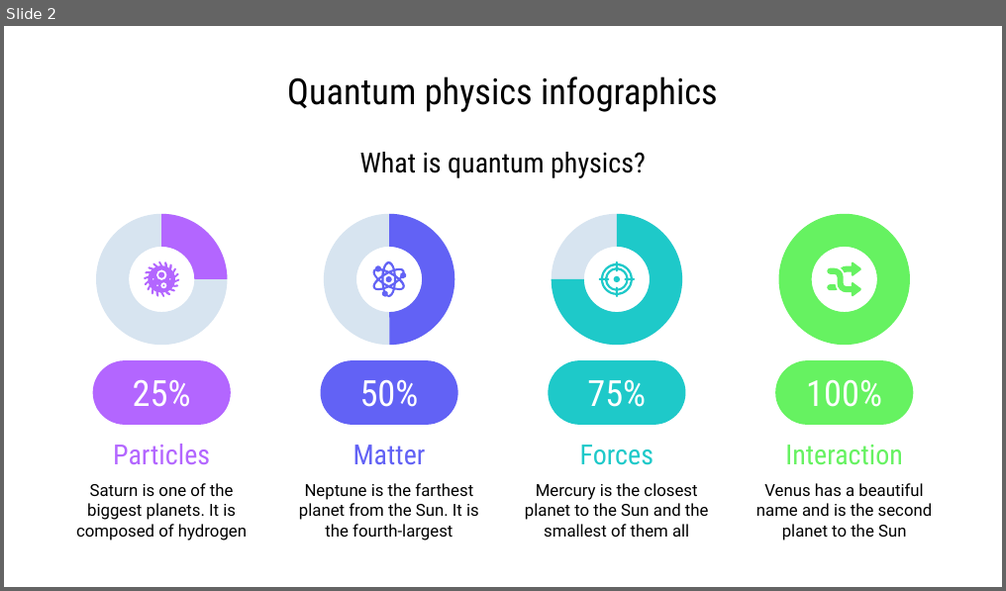
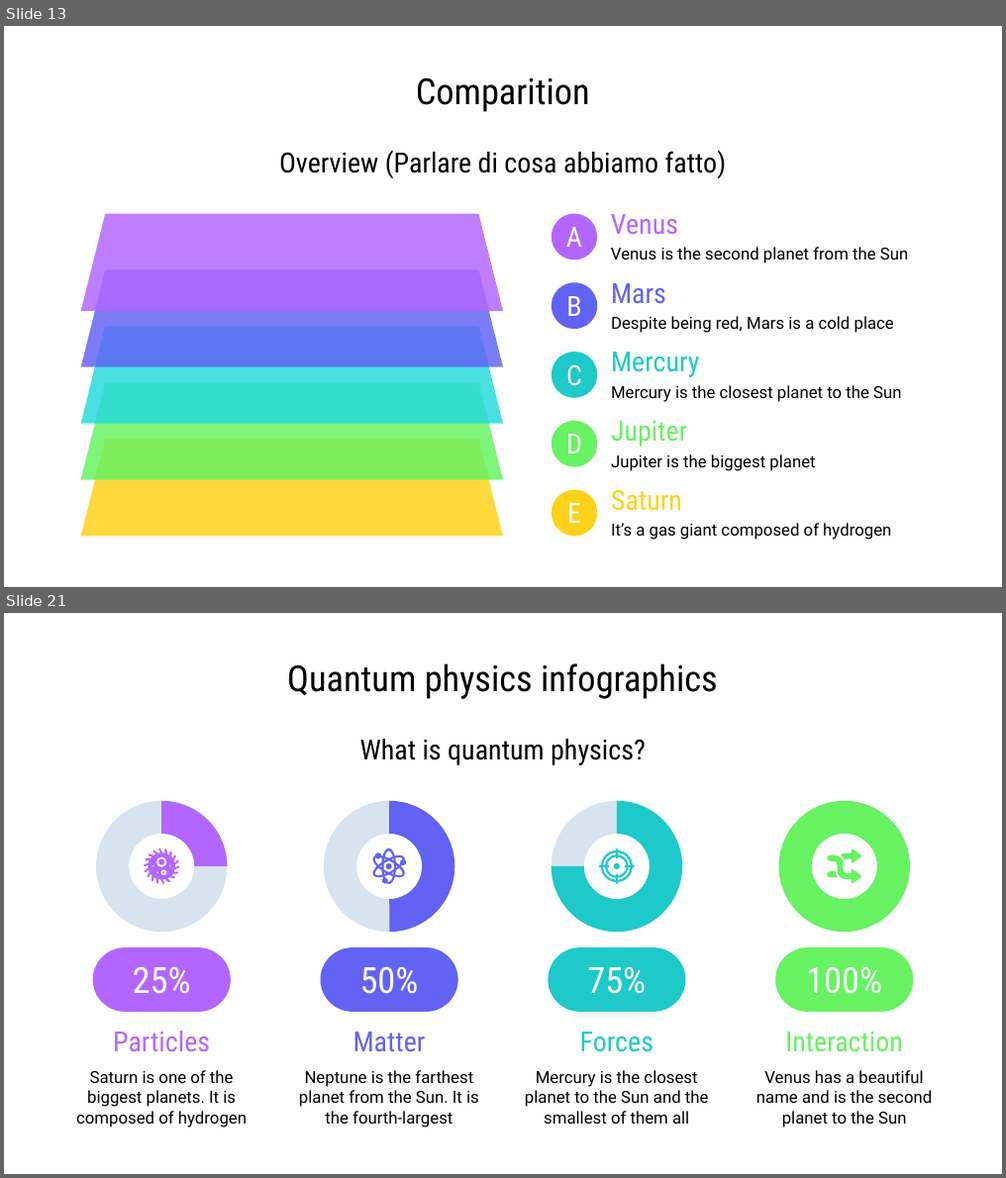
Before and after one commit to Moriarty2002/quantum-information, a slide deck: docs/elaborato.pptx. Shown one above the other, each under a label of ours: slide 2 before the commit, slides 13 and 21 after it; the slides between them are not shown. The pictures are 1006x591 and 1006x1178 pixels, drawn with LibreOffice and Linux fonts; fonts in the diff are those of the drawing. Boxes give left, top, right and bottom in pixels: in the first picture for what was removed or moved away, otherwise in the second. Text is boxed around its words. In the diff, an @@ line names an element or a change of style, - is before the commit and + after.

```diff
--- a/docs/elaborato.pptx
+++ b/docs/elaborato.pptx
@@ slide 13 added at [4,26,1002,587], background #FFFFFF @@
@@ title added at [416,77,590,112], 26 pt, text #000000 @@
+Comparition
@@ text added at [279,150,727,178], 20 pt, text #000000 @@
+Overview (Parlare di cosa abbiamo fatto)
@@ group added at [81,214,503,536]: 5 trapezoids @@
@@ ellipse added at [551,214,598,260], fill #B366FF, 20 pt, text #FFFFFF @@
+A
@@ text added at [611,214,678,234], 20 pt, text #B366FF @@
+Venus
@@ text added at [611,247,908,264], 12 pt, text #000000 @@
+Venus is the second planet from the Sun
@@ ellipse added at [551,282,598,328], fill #6262F5, 20 pt, text #FFFFFF @@
+B
@@ text added at [611,283,666,304], 20 pt, text #6262F5 @@
+Mars
@@ text added at [611,316,894,333], 12 pt, text #000000 @@
+Despite being red, Mars is a cold place
@@ text added at [611,352,700,377], 20 pt, text #1EC9C9 @@
+Mercury
@@ ellipse added at [551,353,598,398], fill #1EC9C9, 20 pt, text #FFFFFF @@
+C
@@ text added at [611,385,901,402], 12 pt, text #000000 @@
+Mercury is the closest planet to the Sun
@@ ellipse added at [551,421,598,468], fill #66F261, 20 pt, text #FFFFFF @@
+D
@@ text added at [611,421,687,447], 20 pt, text #66F261 @@
+Jupiter
@@ text added at [611,455,815,472], 12 pt, text #000000 @@
+Jupiter is the biggest planet
@@ ellipse added at [551,490,598,536], fill #FFD119, 20 pt, text #FFFFFF @@
+E
@@ text added at [611,489,682,511], 20 pt, text #FFD119 @@
+Saturn
@@ text added at [611,523,891,540], 12 pt, text #000000 @@
+It’s a gas giant composed of hydrogen
@@ what was slide 2 is now slide 21 @@
```
Also in this commit, not shown: 2 slides changed, 18 other slides added, 1 other file.
